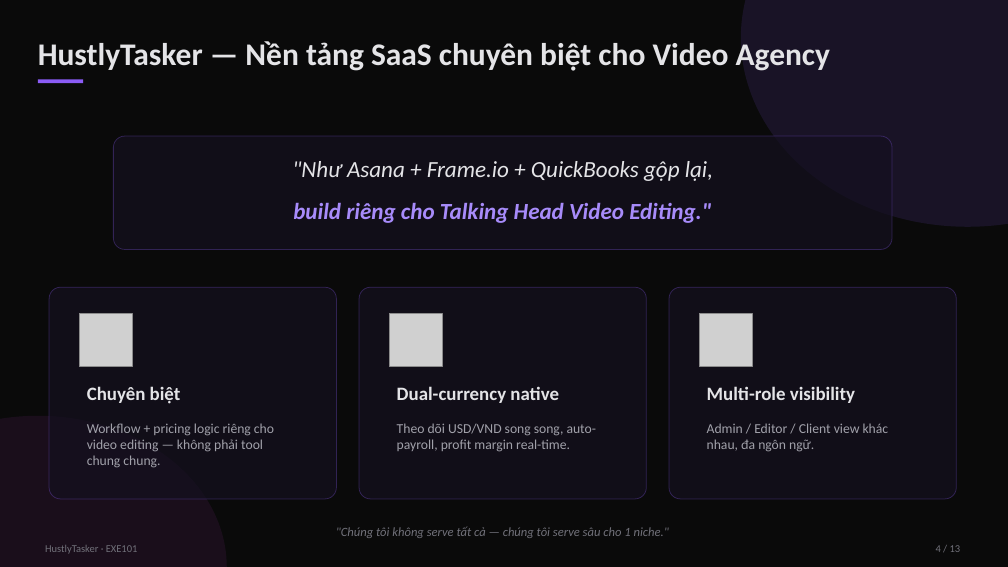
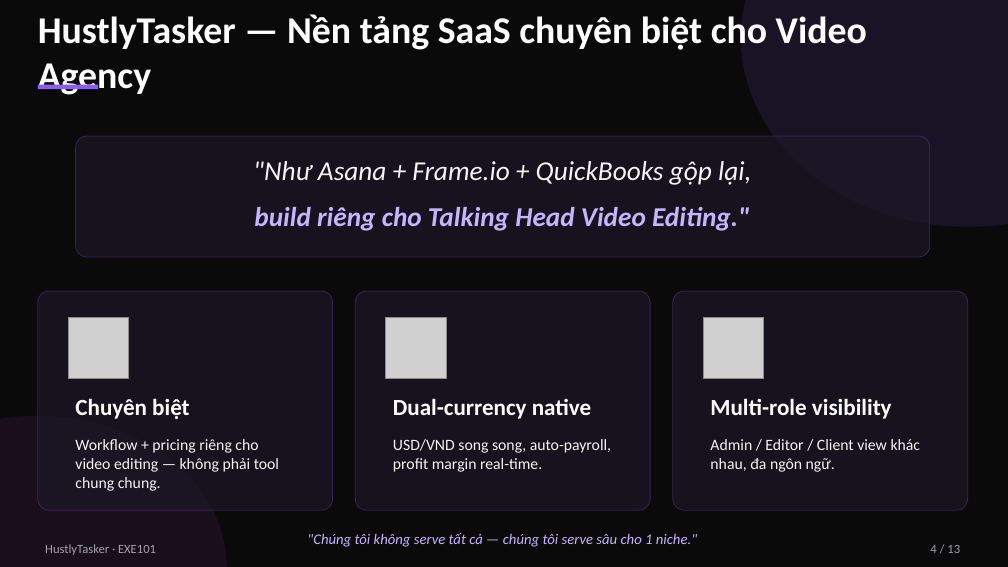
Before and after one commit to phucmetlamroi/agency_manager, a slide deck: slide 4 of presentation/HustlyTasker_Pitch_15min_Draft.pptx. Drawn at 1008x567 pixels with LibreOffice and Linux fonts; fonts in the diff are those of the drawing; grey boxes stand for pictures. Boxes give left, top, right and bottom in pixels: in the first picture for what was removed or moved away, otherwise in the second. Text is boxed around its words. In the diff, an @@ line names an element or a change of style, - is before the commit and + after.

```diff
--- a/presentation/HustlyTasker_Pitch_15min_Draft.pptx
+++ b/presentation/HustlyTasker_Pitch_15min_Draft.pptx
@@ text "HustlyTasker — Nền tảng SaaS ..." at (38, 14, 867, 95): size 30 to 36 pt, text colour #E4E4E7 to #FFFFFF @@
@@ rectangle: place and size @@
-rectangle at (38, 79, 83, 83)
+rectangle at (38, 85, 98, 89)
@@ rounded rectangle: place and size @@
-rounded rectangle at (113, 136, 892, 250)
+rounded rectangle at (76, 136, 930, 257)
@@ text ""Như Asana + Frame.io + ...": place and size @@
-text ""Như Asana + Frame.io + ..." at (292, 161, 713, 181)
+text ""Như Asana + Frame.io + ..." at (253, 161, 751, 185)
@@ text ""Như Asana + Frame.io + ..." at (253, 161, 751, 185): size 22 to 26 pt, text colour #E4E4E7 to #F4F4F5 @@
@@ text "build riêng cho Talking Head ...": place and size @@
-text "build riêng cho Talking Head ..." at (293, 202, 712, 223)
+text "build riêng cho Talking Head ..." at (254, 207, 750, 231)
@@ text "build riêng cho Talking Head ..." at (254, 207, 750, 231): size 22 to 26 pt, text colour #A78BFA to #C4B5FD @@
@@ rounded rectangle: place and size @@
-rounded rectangle at (49, 287, 337, 499)
+rounded rectangle at (38, 291, 333, 510)
@@ rounded rectangle: place and size @@
-rounded rectangle at (359, 287, 647, 499)
+rounded rectangle at (355, 291, 650, 510)
@@ fill #14101F at 70% opacity to #1C1727 at 70% opacity; proportions changed in 4 elements at (355, 291, 650, 510), (76, 136, 930, 257), (38, 291, 333, 510), (673, 291, 968, 510) @@
@@ rounded rectangle: place and size @@
-rounded rectangle at (669, 287, 957, 499)
+rounded rectangle at (673, 291, 968, 510)
@@ picture: place and size @@
-picture at (79, 314, 132, 367)
+picture at (68, 318, 129, 378)
@@ picture: place and size @@
-picture at (389, 314, 442, 367)
+picture at (386, 318, 446, 378)
@@ picture: place and size @@
-picture at (699, 314, 752, 367)
+picture at (703, 318, 764, 378)
@@ text "Chuyên biệt": place and size @@
-text "Chuyên biệt" at (87, 386, 181, 404)
+text "Chuyên biệt" at (75, 398, 189, 419)
@@ text "Dual-currency native": place and size @@
-text "Dual-currency native" at (397, 386, 559, 403)
+text "Dual-currency native" at (393, 398, 591, 419)
@@ size 18 to 22 pt, text colour #E4E4E7 to #FFFFFF in 3 elements at (393, 398, 591, 419), (75, 398, 189, 419), (710, 398, 892, 419) @@
@@ text "Multi-role visibility": place and size @@
-text "Multi-role visibility" at (707, 386, 855, 403)
+text "Multi-role visibility" at (710, 398, 892, 419)
@@ text at (75, 439, 279, 491): text changed; size 13 to 15 pt; text colour #A1A1AA to #F4F4F5 @@
-Workflow + pricing logic riêng cho video editing — không phải tool chung chung.
+Workflow + pricing riêng cho video editing — không phải tool chung chung.
@@ text at (393, 439, 611, 472): text changed; size 13 to 15 pt; text colour #A1A1AA to #F4F4F5 @@
-Theo dõi USD/VND song song, auto-payroll, profit margin real-time.
+USD/VND song song, auto-payroll, profit margin real-time.
@@ text "Admin / Editor / Client ...": place and size @@
-text "Admin / Editor / Client ..." at (707, 423, 889, 452)
+text "Admin / Editor / Client ..." at (710, 439, 921, 472)
@@ text "Admin / Editor / Client ..." at (710, 439, 921, 472): size 13 to 15 pt, text colour #A1A1AA to #F4F4F5 @@
@@ text "HustlyTasker · EXE101" at (45, 544, 156, 555): size 10 to 12 pt, text colour #71717A to #A1A1AA @@
@@ text ""Chúng tôi không serve tất ...": place and size @@
-text ""Chúng tôi không serve tất ..." at (336, 527, 669, 538)
+text ""Chúng tôi không serve tất ..." at (307, 533, 697, 547)
@@ text ""Chúng tôi không serve tất ..." at (307, 533, 697, 547): size 12 to 14 pt, text colour #71717A to #C4B5FD @@
@@ text "4 / 13" at (930, 545, 960, 553): size 10 to 12 pt, text colour #71717A to #A1A1AA @@
```
Also in this commit, not shown: 12 other slides changed, 1 other file.
